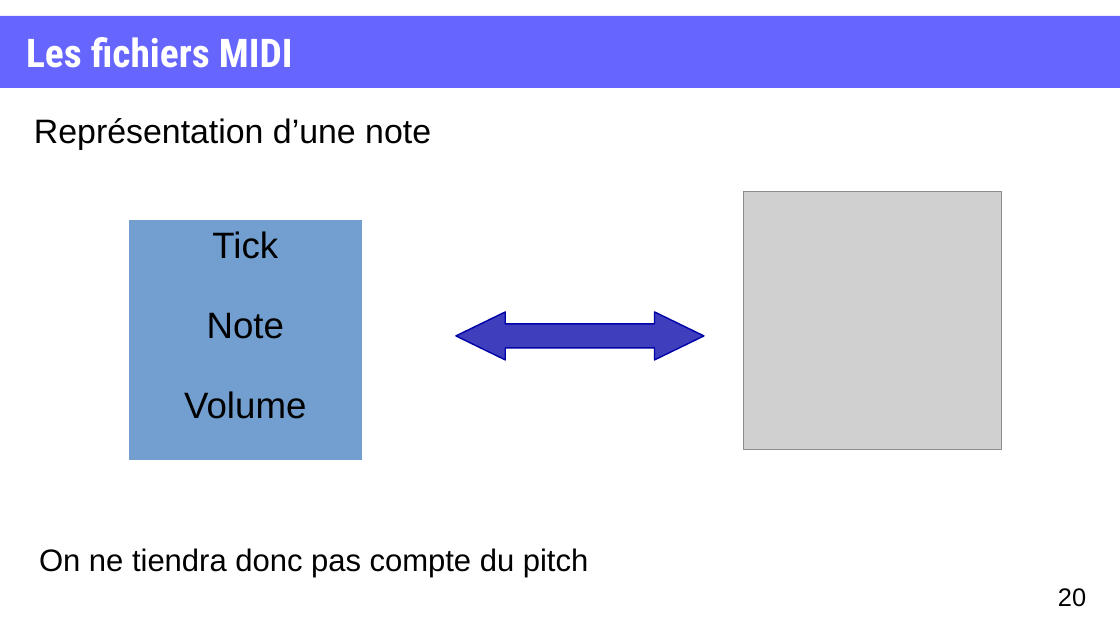
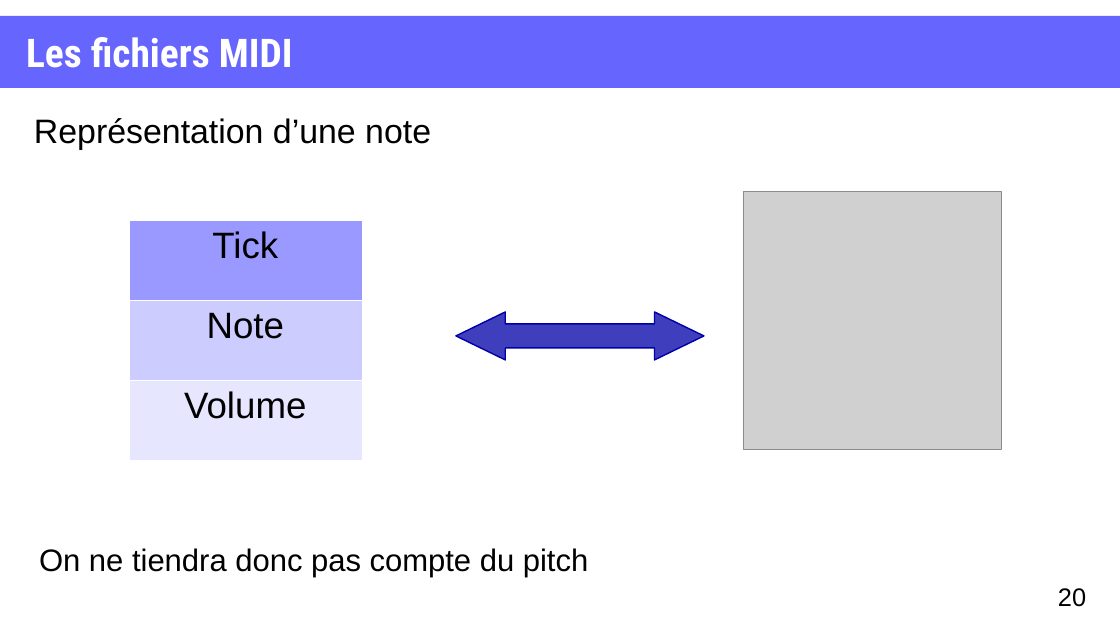
Before and after one commit to XgLsuLzRMy/Composition-Musicale-par-Reseau-de-Neurones, a slide deck: slide 20 of projet.odp. Drawn at 1120x630 pixels with LibreOffice and Linux fonts; fonts in the diff are those of the drawing; grey boxes stand for pictures. Boxes give left, top, right and bottom in pixels: in the first picture for what was removed or moved away, otherwise in the second. Text is boxed around its words. In the diff, an @@ line names an element or a change of style, - is before the commit and + after.

```diff
--- a/projet.odp
+++ b/projet.odp
@@ table at [129, 221, 362, 460] @@
@@ fill #729FCF to #9999FF in row 1, column 1 @@
@@ fill #729FCF to #CCCCFF in row 2, column 1 @@
@@ fill #729FCF to #E6E6FF in row 3, column 1 @@
@@ borders changed @@
```
Also in this commit, not shown: 11 other slides changed, 1 slide removed, 1 other file.
